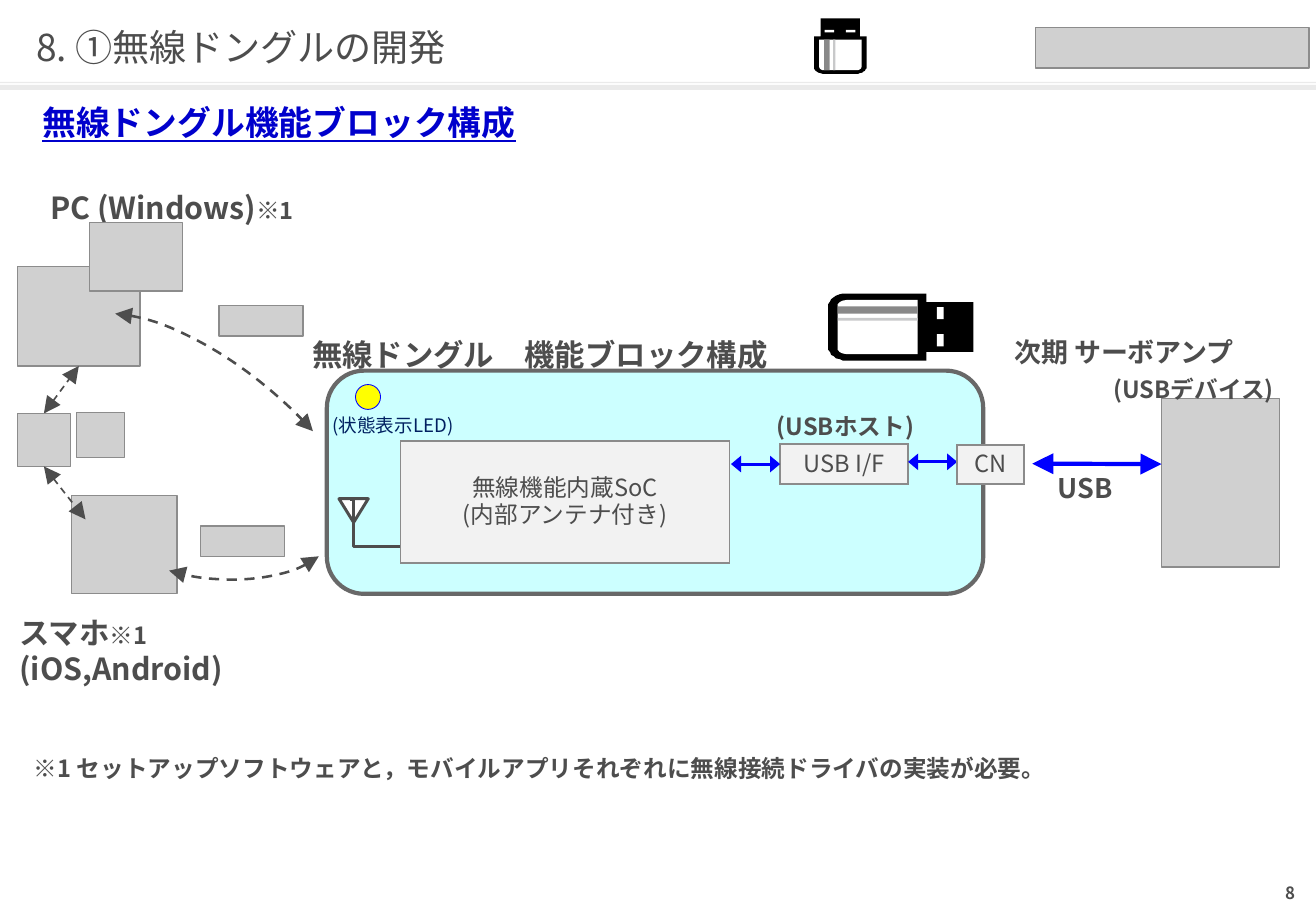
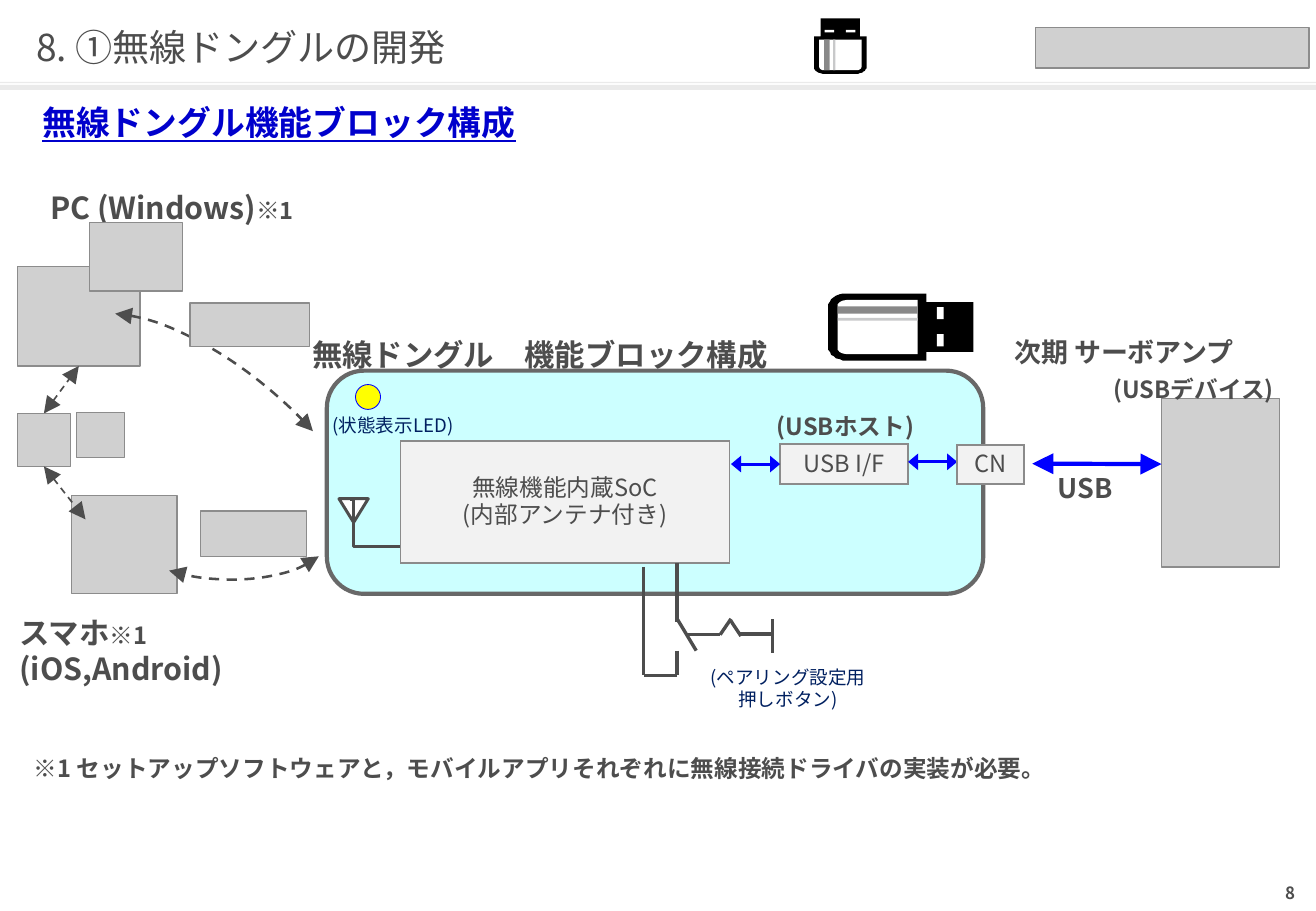
Before and after one commit to qzq03657/hellow-world, a slide deck: slide 9 of 次期サーボシステム_ユーザビリティ向上_藤沢案.pptx. Drawn at 1316x911 pixels with LibreOffice and Linux fonts; fonts in the diff are those of the drawing; grey boxes stand for pictures. Boxes give left, top, right and bottom in pixels: in the first picture for what was removed or moved away, otherwise in the second. Text is boxed around its words. In the diff, an @@ line names an element or a change of style, - is before the commit and + after.

```diff
--- a/次期サーボシステム_ユーザビリティ向上_藤沢案.pptx
+++ b/次期サーボシステム_ユーザビリティ向上_藤沢案.pptx
@@ picture: place and size @@
-picture at (219,306,303,337)
+picture at (190,303,309,346)
@@ picture: place and size @@
-picture at (200,526,284,557)
+picture at (200,512,306,557)
@@ line added from (644, 567) to (644, 676), #4D4D4D 2 pt @@
@@ line added from (677, 563) to (677, 622), #4D4D4D 2 pt @@
@@ line added from (677, 619) to (696, 651), #4D4D4D 2 pt @@
@@ line added from (732, 619) to (721, 636), #4D4D4D 2 pt @@
@@ line added from (732, 621) to (741, 637), #4D4D4D 2 pt @@
@@ line added from (773, 654) to (773, 619), #4D4D4D 2 pt @@
@@ line added from (677, 651) to (677, 676), #4D4D4D 2 pt @@
@@ line added from (721, 636) to (687, 636), #4D4D4D 2 pt @@
@@ line added from (773, 634) to (739, 634), #4D4D4D 2 pt @@
@@ line added from (677, 676) to (644, 676), #4D4D4D 2 pt @@
@@ text added at (710,668,865,710), 11 pt, text #002060 @@
+(ペアリング設定用押しボタン)
```
Also in this commit, not shown: 6 other slides changed, 1 other file.
